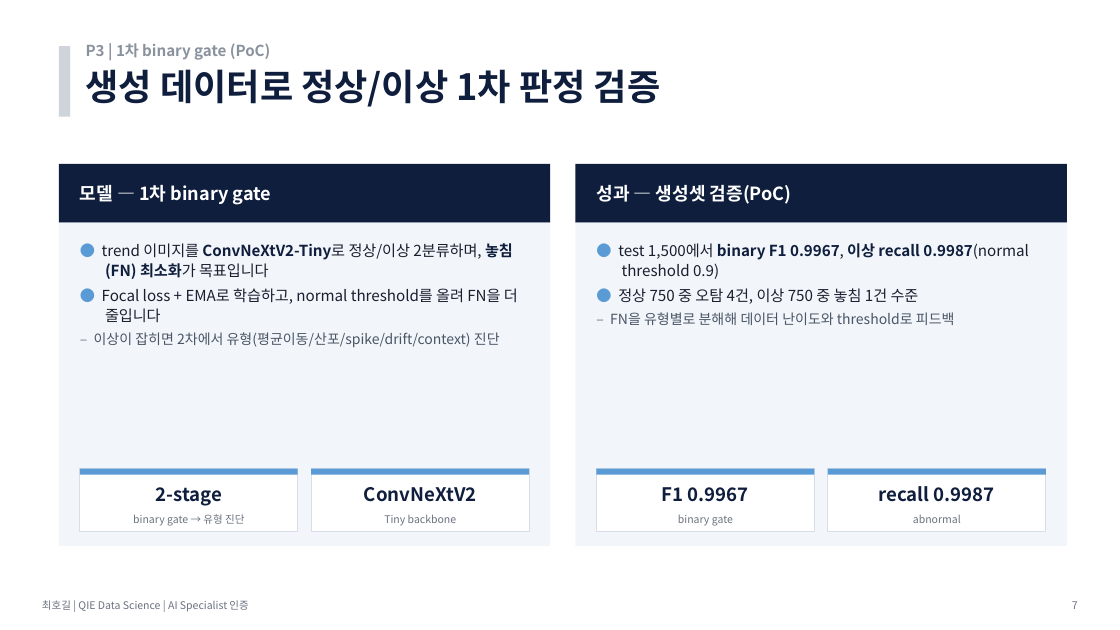
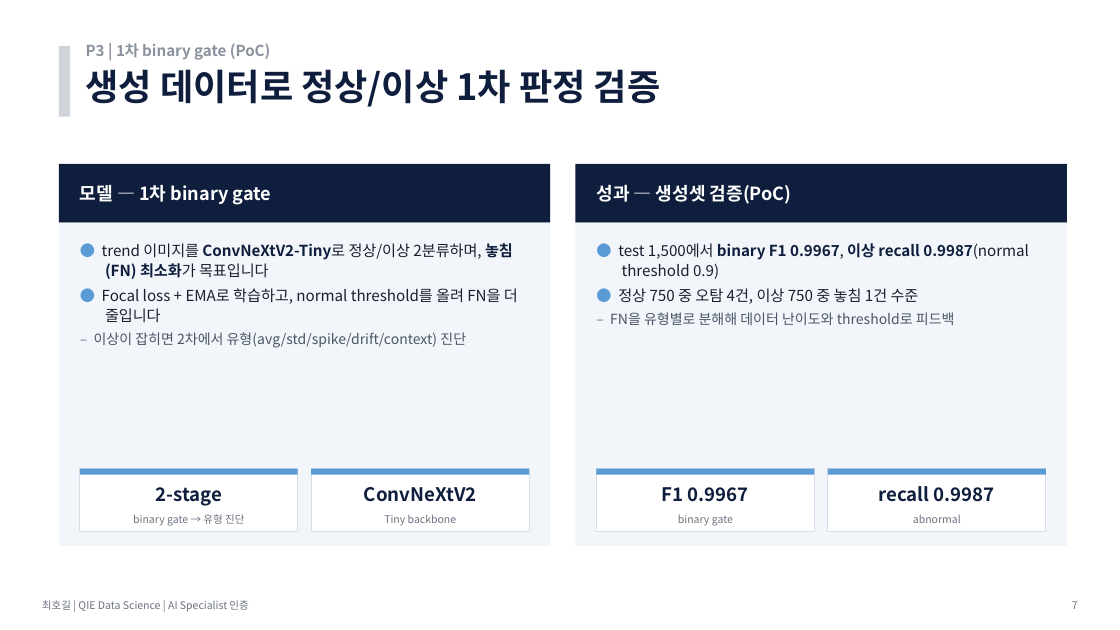
Before and after one commit to hogil/fbm_paper, a slide deck: slide 7 of recommendation/presentation/발표_P3_데이터생성_최호길.pptx. Drawn at 1120x630 pixels with LibreOffice and Linux fonts; fonts in the diff are those of the drawing. Boxes give left, top, right and bottom in pixels: in the first picture for what was removed or moved away, otherwise in the second. Text is boxed around its words. In the diff, an @@ line names an element or a change of style, - is before the commit and + after.

```diff
--- a/recommendation/presentation/발표_P3_데이터생성_최호길.pptx
+++ b/recommendation/presentation/발표_P3_데이터생성_최호길.pptx
@@ text at (94, 332, 466, 348): text changed @@
-  – 이상이 잡히면 2차에서 유형(평균이동/산포/spike/drift/context) 진단
+  – 이상이 잡히면 2차에서 유형(avg/std/spike/drift/context) 진단
```
Also in this commit, not shown: 5 other slides changed, 5 other files.
